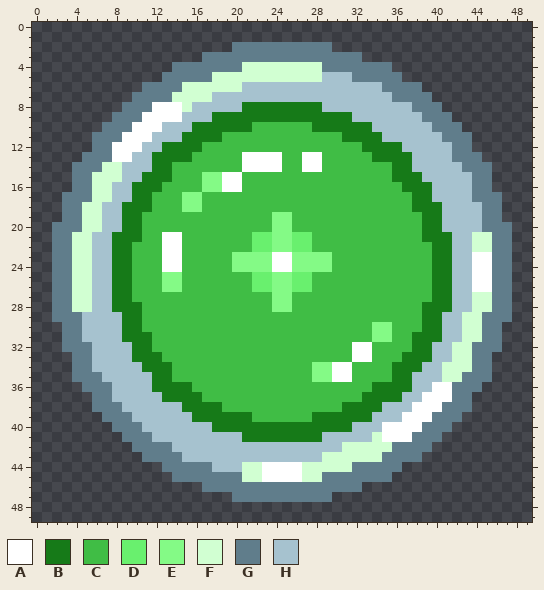
File history of a pixel-art sprite, project/img/enabled.png. Above is the file before it was changed.
The file is 50x50 pixels.
Palette (. is transparent): A #ffffff  B #167a18  C #40bd45  D #69f06e  E #84fa86  F #d1ffd2  G #607d8b  H #a6c2cf
And afterwards:
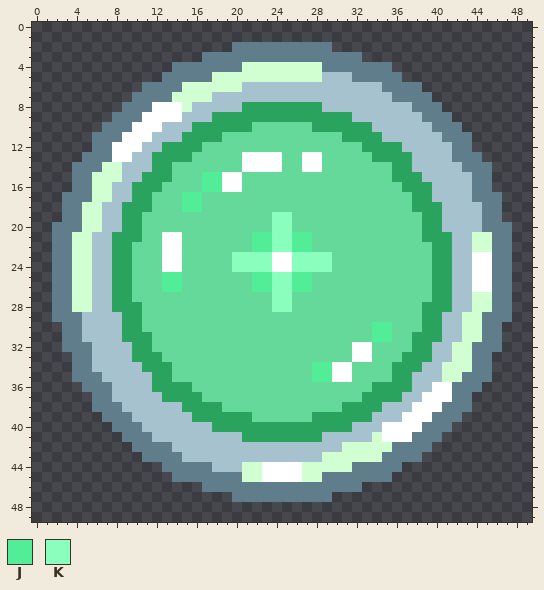
Colours new in this view: J #51ed97  K #8affbd
Edits made:
colour B: #167a18 -> #29a35e
colour C: #40bd45 -> #64d99a
y 15..16: x 17..18 EE -> JJ
y 17..18: x 15..16 EE -> JJ
y 19..20: x 24..25 EE -> KK
y 21..22: x 22..27 DDEEDD -> JJKKJJ
y 23..24: x 20..23 EEEE -> KKKK; x 26..29 EEEE -> KKKK
y 25..26: x 13..14 EE -> JJ; x 22..27 DDEEDD -> JJKKJJ
y 27..28: x 24..25 EE -> KK
y 30..31: x 34..35 EE -> JJ
y 34..35: x 28..29 EE -> JJ
